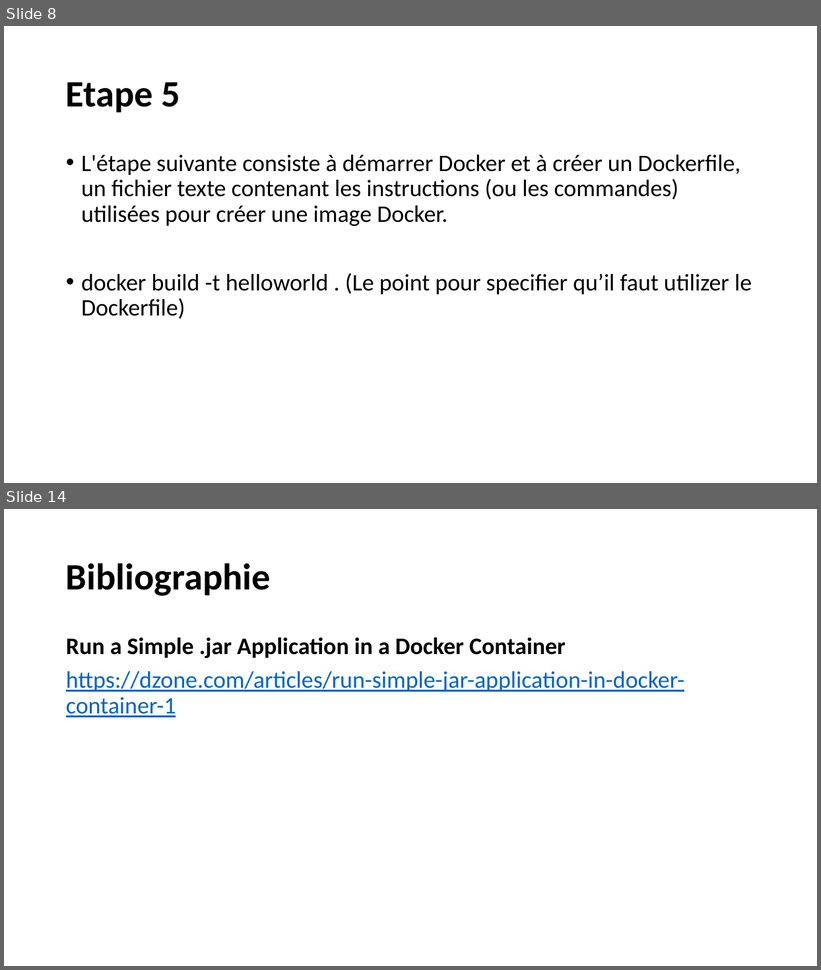
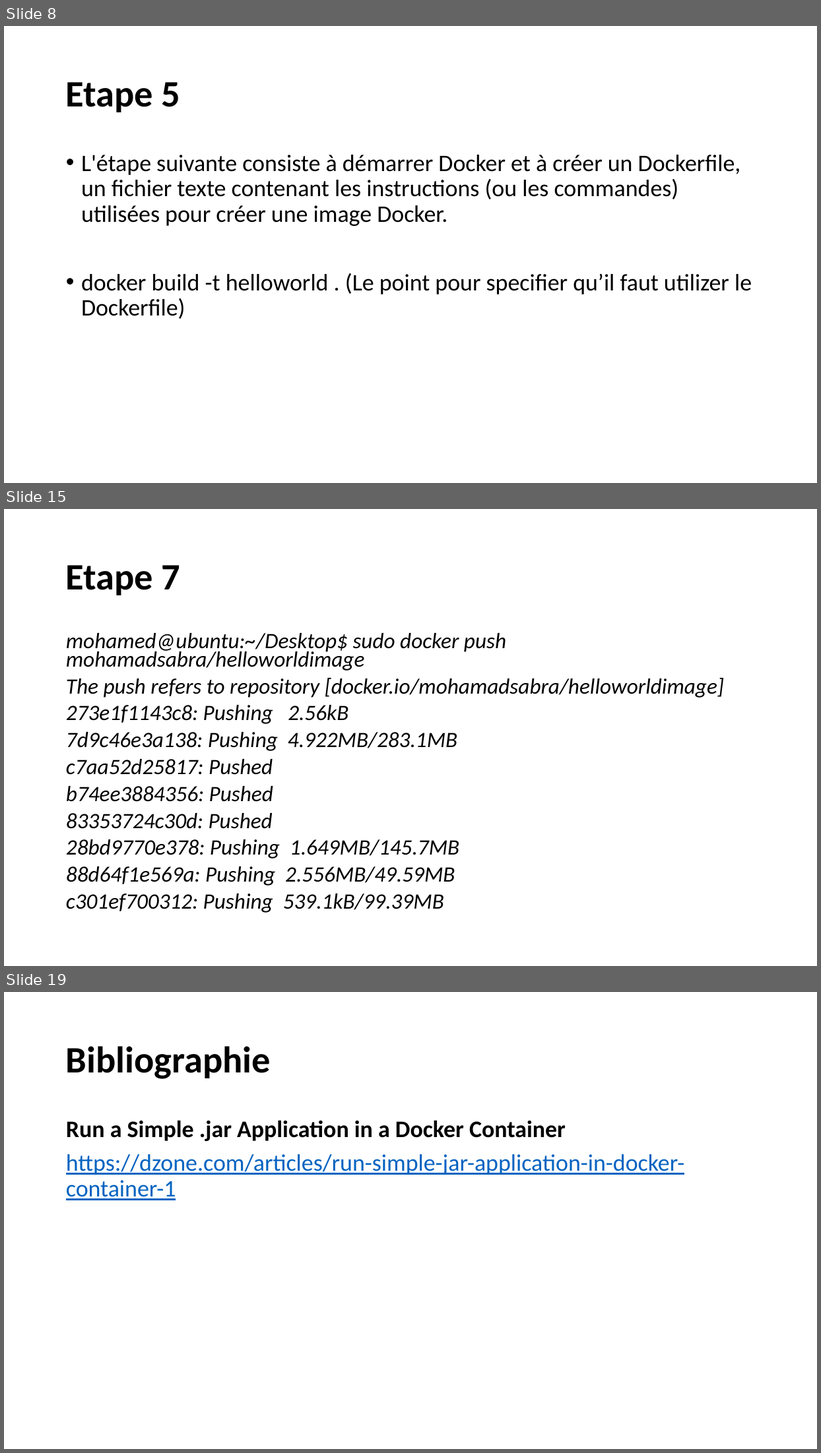
Before and after one commit to mohamadsabra/GLG203, a slide deck: Tutoriel.pptx. Shown one above the other, each under a label of ours: slides 8 and 14 before the commit, slides 8, 15 and 19 after it; the slides between them are not shown. The pictures are 821x970 and 821x1453 pixels, drawn with LibreOffice and Linux fonts; fonts in the diff are those of the drawing. Boxes give left, top, right and bottom in pixels: in the first picture for what was removed or moved away, otherwise in the second. Text is boxed around its words. In the diff, an @@ line names an element or a change of style, - is before the commit and + after.

```diff
--- a/Tutoriel.pptx
+++ b/Tutoriel.pptx
@@ slide 15 added at bbox=[4, 509, 817, 966], background #FFFFFF @@
@@ title added at bbox=[66, 565, 181, 595], 44 pt, text #000000, bold @@
+Etape 7
@@ text added at bbox=[66, 633, 724, 913], 25.9 pt, text #000000, italic @@
+mohamed@ubuntu:~/Desktop$ sudo docker push mohamadsabra/helloworldimage
+The push refers to repository [docker.io/mohamadsabra/helloworldimage]
+273e1f1143c8: Pushing 2.56kB
+7d9c46e3a138: Pushing 4.922MB/283.1MB
+c7aa52d25817: Pushed
+b74ee3884356: Pushed
+83353724c30d: Pushed
+28bd9770e378: Pushing 1.649MB/145.7MB
+88d64f1e569a: Pushing 2.556MB/49.59MB
+c301ef700312: Pushing 539.1kB/99.39MB
@@ what was slide 14 is now slide 19 @@
```
Also in this commit, not shown: 6 slides changed, 4 other slides added.
